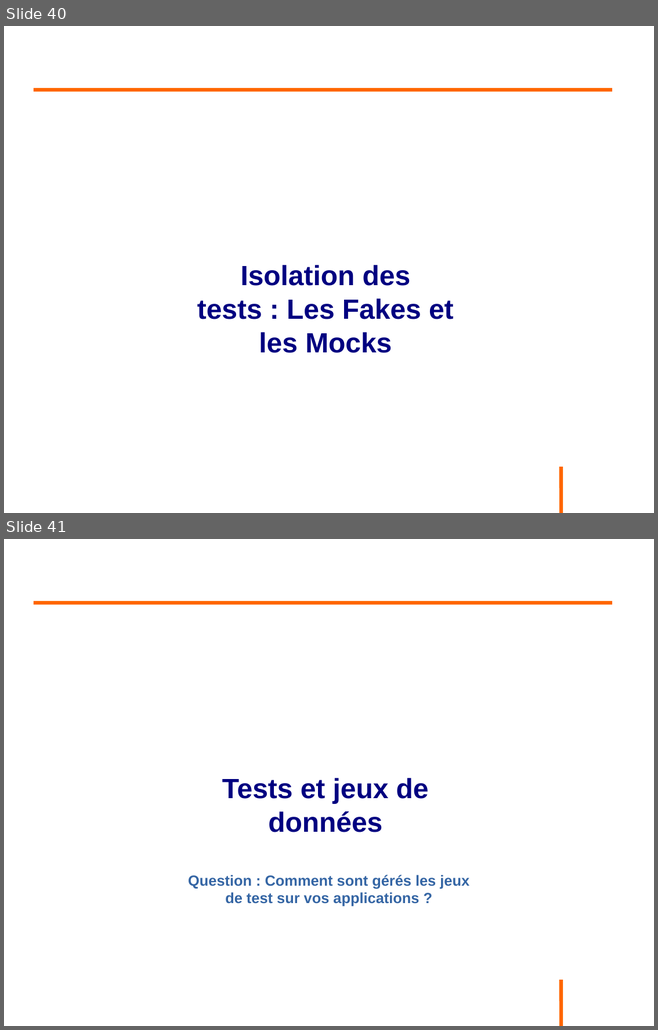
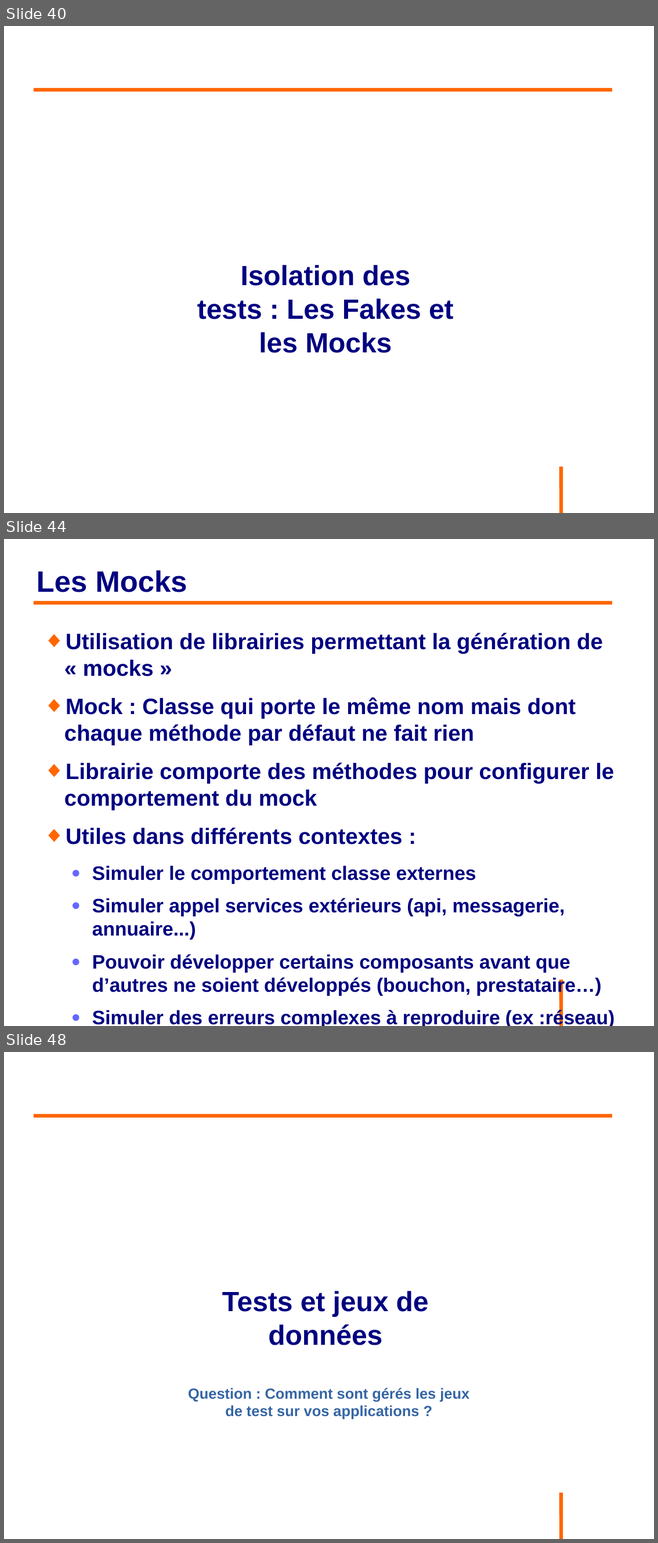
Before and after one commit to philphils/tests-unitaires-et-moins-unitaires, a slide deck: tests-unitaires-cours/nouveauDiapo/diapo_tests_unitaires.odp. Shown one above the other, each under a label of ours: slides 40 and 41 before the commit, slides 40, 44 and 48 after it; the slides between them are not shown. The pictures are 658x1030 and 658x1543 pixels, drawn with LibreOffice and Linux fonts; fonts in the diff are those of the drawing; background and template pictures are left out. Boxes give left, top, right and bottom in pixels: in the first picture for what was removed or moved away, otherwise in the second. Text is boxed around its words. In the diff, an @@ line names an element or a change of style, - is before the commit and + after.

Commit message:
Diapo partie fake mock

```diff
--- a/tests-unitaires-cours/nouveauDiapo/diapo_tests_unitaires.odp
+++ b/tests-unitaires-cours/nouveauDiapo/diapo_tests_unitaires.odp
@@ slide 44 added at [4,539,654,1026], background #FFFFFF; not listed: 1 template element that a slide beside it also shows @@
@@ title added at [36,570,187,592], 36 pt, text #000080, bold @@
+Les Mocks
@@ line added from (34, 603) to (612, 603), #FF6600 4.54 pt @@
@@ text added at [64,632,614,1026], 23.8 pt, text #000080, bold @@
+◆ Utilisation de librairies permettant la génération de « mocks »
+◆ Mock : Classe qui porte le même nom mais dont chaque méthode par défaut ne fait rien
+◆ Librairie comporte des méthodes pour configurer le comportement du mock
+◆ Utiles dans différents contextes :
+  ● Simuler le comportement classe externes
+  ● Simuler appel services extérieurs (api, messagerie, annuaire...)
+  ● Pouvoir développer certains composants avant que d’autres ne soient développés (bouchon, prestataire…)
+  ● Simuler des erreurs complexes à reproduire (ex :réseau)
@@ what was slide 41 is now slide 48 @@
```
Also in this commit, not shown: 6 other slides added.
